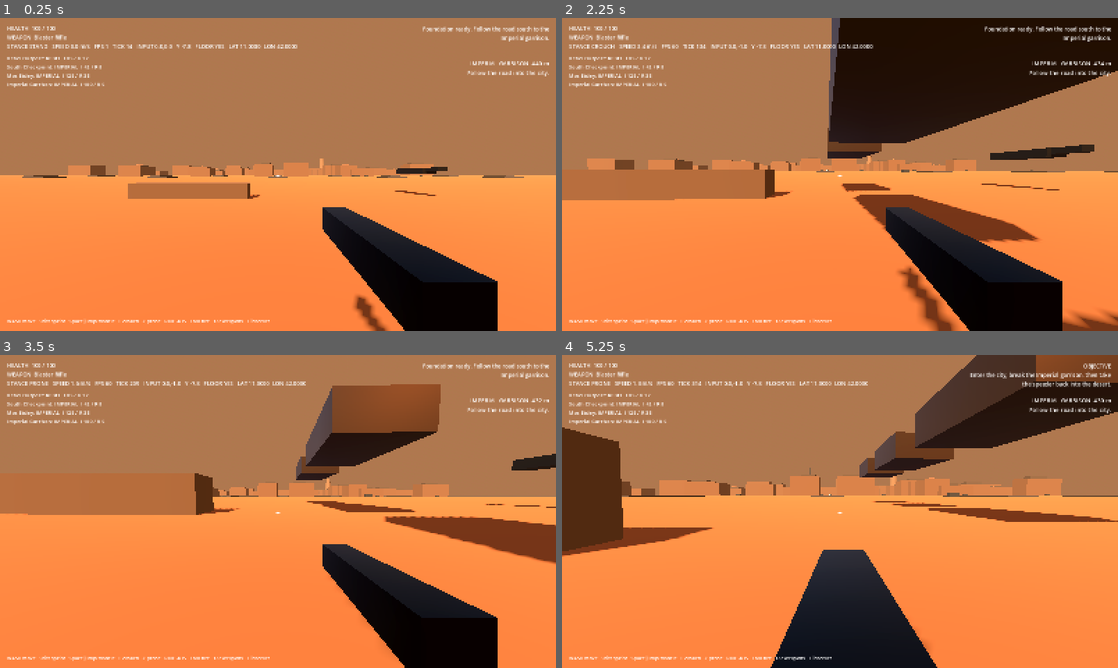
Above: before the commit, frames 1-4 (two rows, left to right).
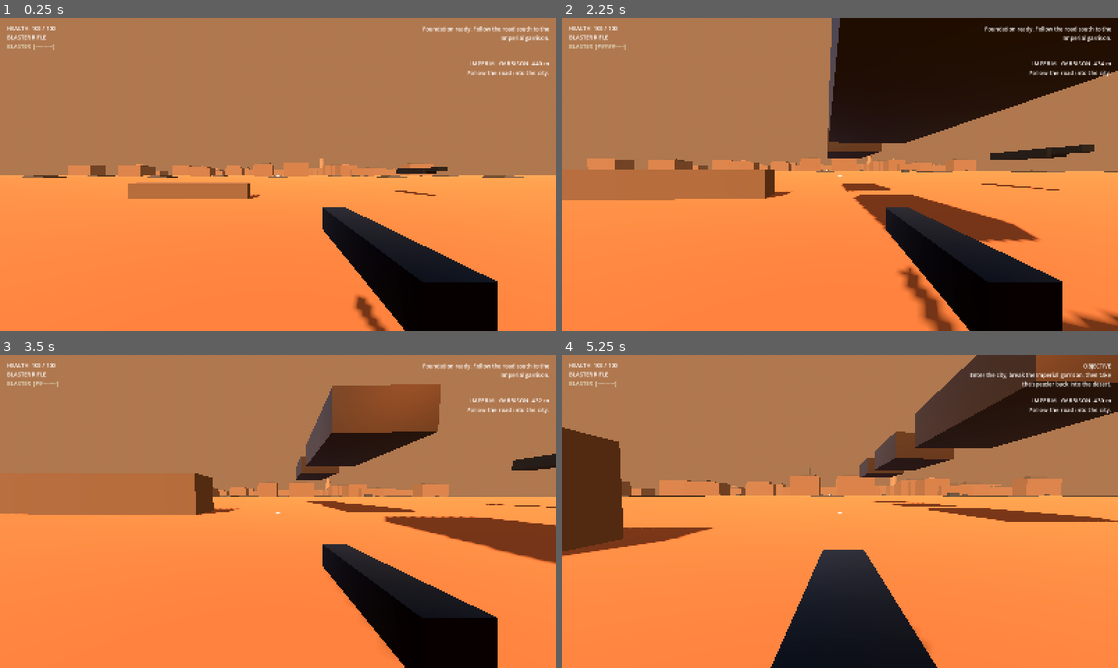
Above: after the commit, the same moments.

Repository: Deputy1389/far-horizon
Game: Godot game, scene res://game/scenes/main.tscn
Two runs of this game, one before a commit and one after it. Both use one fixed random seed, a clock stepped at 60 frames per second and the inputs below.
Inputs (mouse positions are in pixels of both pictures, inside the frame that each line leads up to):
- Up to frame 1 (0.25 s): no input
- Up to frame 2 (2.25 s): tap Enter at 0.5 s; move the mouse to (867, 174) at 0.52 s; press the mouse at (867, 174) at 0.53 s; hold W (move_forward) from 0.53 s (still down); tap C (crouch) at 0.6 s; tap Space (jump) at 0.77, 1.07, 1.52, 1.82 s; move the mouse to (812, 174) at 1.27 s; release the mouse at (812, 174) at 1.28 s; click (812, 174) at 1.35 s; tap E (interact) at 1.55, 2.1 s; move the mouse to (851, 168) at 2.02 s
- Up to frame 3 (3.5 s): keep holding W (move_forward); tap Z (prone) at 2.3, 2.85 s; move the mouse to (272, 517) at 2.77 s; click (272, 517) at 2.92 s; tap Space (jump) at 3.02, 3.32 s; tap Shift (sprint) at 3.05 s
- Up to frame 4 (5.25 s): keep holding W (move_forward); move the mouse to (878, 514) at 3.52 s; hold Shift (sprint) 3.53-4.28 s; tap Space (jump) at 3.77, 3.8, 4.07, 4.35, 4.52, 4.82 s; move the mouse to (795, 508) at 4.27 s; tap C (crouch) at 4.55 s; move the mouse to (845, 511) at 5.02 s; hold Right mouse button (aim) from 5.03 s (still down)

The runs differ from the first frame. In frame 1, 1.3% of the frame differs, in the area x 1-54%, y 5-98%; in frame 2, 1.4%, in the area x 1-56%, y 5-98%; in frame 3, 1.3%; in frame 4, 1.4%.

Commit message:
ui: hide debug clutter by default and add blaster heat HUD

Diff:
--- a/game/scripts/ui/debug_hud.gd
+++ b/game/scripts/ui/debug_hud.gd
@@ -7,6 +7,7 @@
 
 var health_label := Label.new()
 var weapon_label := Label.new()
+var heat_label := Label.new()
 var status_label := Label.new()
 var strategy_label := Label.new()
 var event_label := Label.new()
@@ -18,6 +19,8 @@
 var event_timer := 0.0
 var hit_marker_timer := 0.0
 var damage_flash_timer := 0.0
+var debug_visible := false
+var controls_label := Label.new()
 var capture_ratio := 0.0
 var capture_contested := false
 var objective_captured := false
@@ -31,9 +34,11 @@
 	player.stance_changed.connect(_on_stance_changed)
 	player.weapons.weapon_changed.connect(_on_weapon_changed)
 	player.weapons.hit_confirmed.connect(_on_hit_confirmed)
+	player.weapons.heat_changed.connect(_on_heat_changed)
 	strategy.event_logged.connect(_on_event)
 	_on_health_changed(player.health, player.maximum_health)
 	_on_weapon_changed(player.weapons.current_weapon().display_name)
+	_on_heat_changed(player.weapons.heat, player.weapons.is_overheated())
 
 func _ready() -> void:
 	damage_overlay.set_anchors_and_offsets_preset(Control.PRESET_FULL_RECT)
@@ -55,10 +60,13 @@
 	add_child(top_left)
 	top_left.add_child(health_label)
 	top_left.add_child(weapon_label)
+	top_left.add_child(heat_label)
 	top_left.add_child(status_label)
+	status_label.visible = debug_visible
 
 	strategy_label.position = Vector2(20, 104)
 	strategy_label.add_theme_font_size_override("font_size", 15)
+	strategy_label.visible = debug_visible
 	add_child(strategy_label)
 
 	objective_label.set_anchors_preset(Control.PRESET_TOP_RIGHT)
@@ -75,12 +83,12 @@
 	interaction_label.add_theme_font_size_override("font_size", 18)
 	add_child(interaction_label)
 
-	var controls := Label.new()
-	controls.text = "WASD move   Shift sprint   Space jump/mantle   C crouch   Z prone   RMB ADS   LMB fire   1/2 weapons   E interact"
-	controls.set_anchors_preset(Control.PRESET_BOTTOM_LEFT)
-	controls.position = Vector2(20, -38)
-	controls.add_theme_font_size_override("font_size", 14)
-	add_child(controls)
+	controls_label.text = "WASD move   Shift sprint   Space jump/mantle   C crouch   Z prone   RMB ADS   LMB fire   R vent   1/2 weapons   E interact   F3 debug"
+	controls_label.set_anchors_preset(Control.PRESET_BOTTOM_LEFT)
+	controls_label.position = Vector2(20, -38)
+	controls_label.add_theme_font_size_override("font_size", 14)
+	controls_label.visible = debug_visible
+	add_child(controls_label)
 
 	event_label.set_anchors_preset(Control.PRESET_TOP_RIGHT)
 	event_label.position = Vector2(-430, 20)
@@ -88,6 +96,14 @@
 	event_label.horizontal_alignment = HORIZONTAL_ALIGNMENT_RIGHT
 	event_label.autowrap_mode = TextServer.AUTOWRAP_WORD_SMART
 	add_child(event_label)
+
+func _unhandled_input(event: InputEvent) -> void:
+	if event is InputEventKey and event.pressed and not event.echo and (event as InputEventKey).physical_keycode == KEY_F3:
+		debug_visible = not debug_visible
+		status_label.visible = debug_visible
+		strategy_label.visible = debug_visible
+		controls_label.visible = debug_visible
+
 
 func _process(delta: float) -> void:
 	if player == null:
@@ -184,7 +200,13 @@
 	health_label.text = "HEALTH  %.0f / %.0f" % [current, maximum]
 
 func _on_weapon_changed(display_name: String) -> void:
-	weapon_label.text = "WEAPON  " + display_name
+	weapon_label.text = display_name.to_upper()
+
+func _on_heat_changed(value: float, overheated: bool) -> void:
+	var bars := int(round(clampf(value, 0.0, 1.0) * 10.0))
+	var meter := "[" + "#".repeat(bars) + "-".repeat(10 - bars) + "]"
+	heat_label.text = ("OVERHEATED  " if overheated else "BLASTER  ") + meter
+	heat_label.modulate = Color(1.0, 0.45, 0.25) if overheated else Color(0.9, 0.88, 0.78)
 
 func _on_stance_changed(_new_stance: String) -> void:
 	pass
